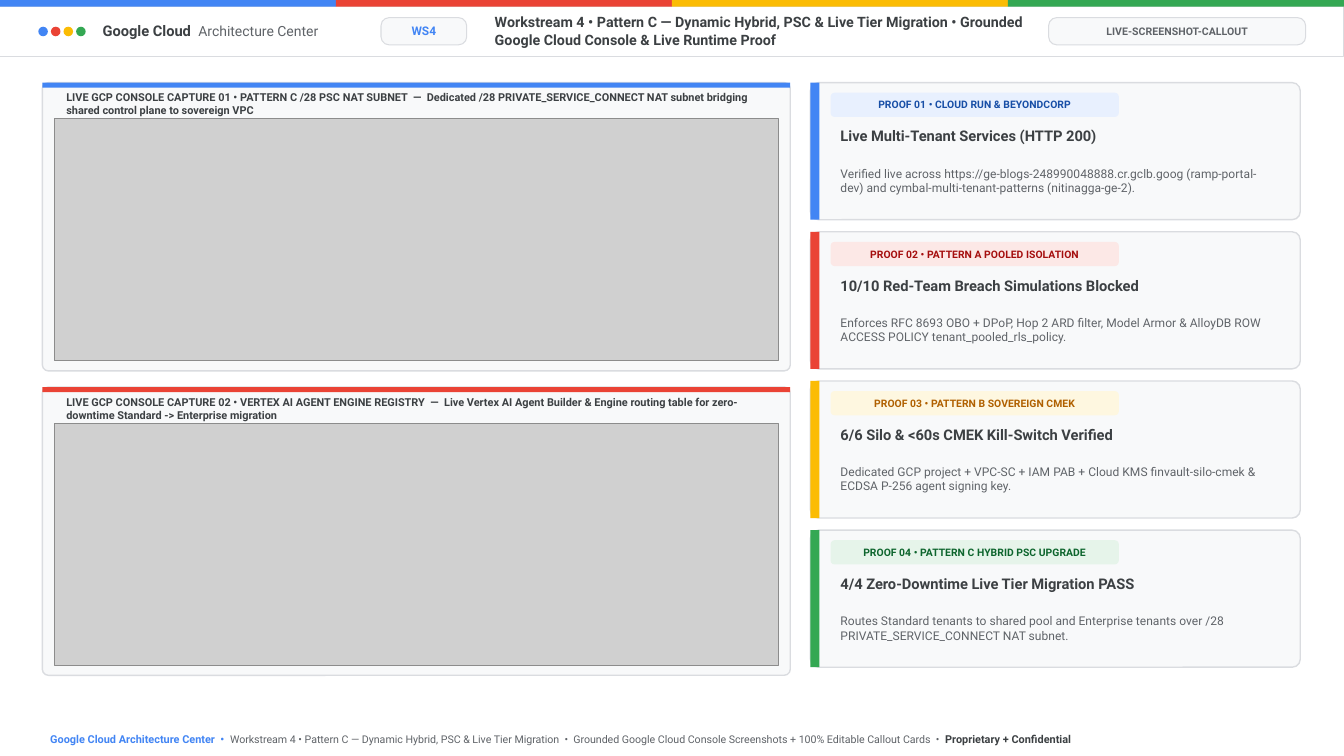
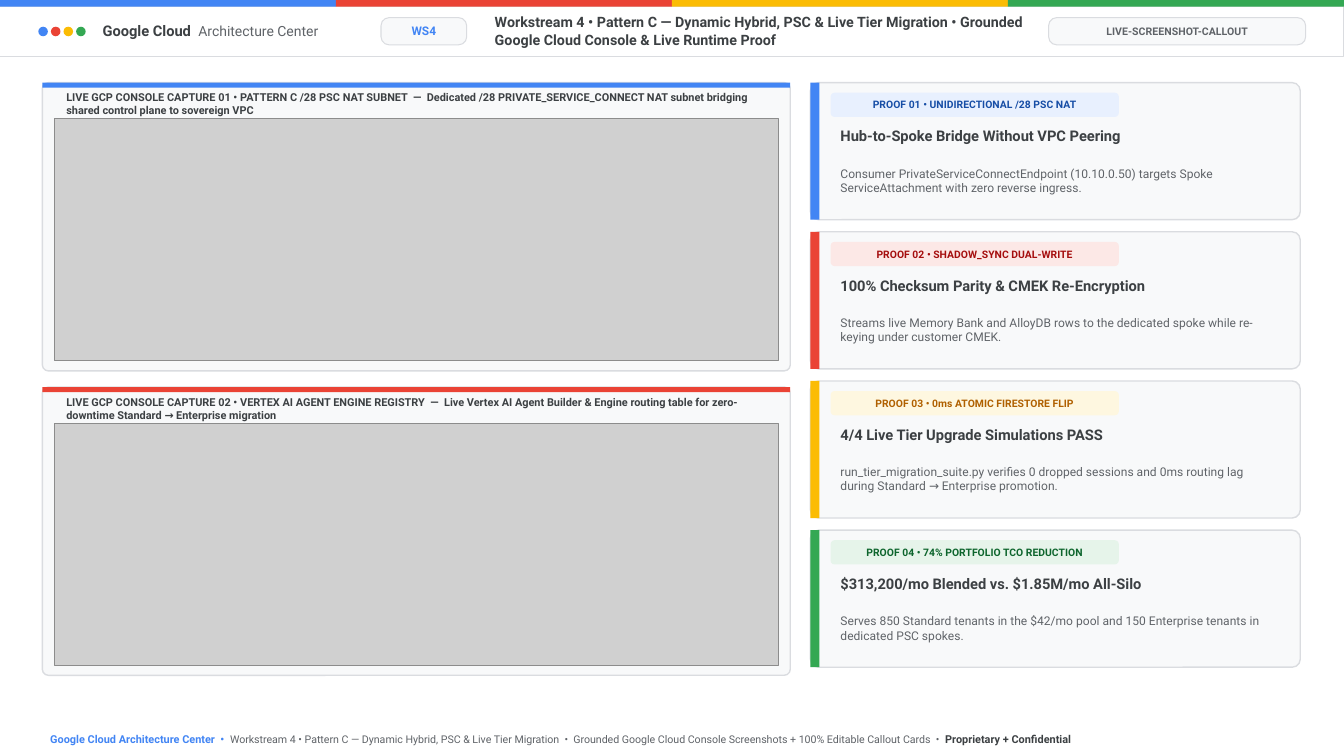
Before and after one commit to nitinaggarwal-12/blogs, a slide deck: slide 11 of slides/ws4-pattern-c-hybrid-editable-slides.pptx (slide 20 before the commit). Drawn at 1344x756 pixels with LibreOffice and Linux fonts; fonts in the diff are those of the drawing; grey boxes stand for pictures. Boxes give left, top, right and bottom in pixels: in the first picture for what was removed or moved away, otherwise in the second. Text is boxed around its words. In the diff, an @@ line names an element or a change of style, - is before the commit and + after.

```diff
--- a/slides/ws4-pattern-c-hybrid-editable-slides.pptx
+++ b/slides/ws4-pattern-c-hybrid-editable-slides.pptx
@@ text at (873,100,1076,109): text changed @@
-PROOF 01 • CLOUD RUN & BEYONDCORP
+PROOF 01 • UNIDIRECTIONAL /28 PSC NAT
@@ text at (840,130,1121,144): text changed @@
-Live Multi-Tenant Services (HTTP 200)
+Hub-to-Spoke Bridge Without VPC Peering
@@ text at (840,168,1213,195): text changed @@
-Verified live across https://ge-blogs-248990048888.cr.gclb.goog (ramp-portal-dev) and cymbal-multi-tenant-patterns (nitinagga-ge-2).
+Consumer PrivateServiceConnectEndpoint (10.10.0.50) targets Spoke ServiceAttachment with zero reverse ingress.
@@ text at (877,250,1072,259): text changed @@
-PROOF 02 • PATTERN A POOLED ISOLATION
+PROOF 02 • SHADOW_SYNC DUAL-WRITE
@@ text at (840,280,1145,294): text changed @@
-10/10 Red-Team Breach Simulations Blocked
+100% Checksum Parity & CMEK Re-Encryption
@@ text at (840,318,1253,344): text changed @@
-Enforces RFC 8693 OBO + DPoP, Hop 2 ARD filter, Model Armor & AlloyDB ROW ACCESS POLICY tenant_pooled_rls_policy.
+Streams live Memory Bank and AlloyDB rows to the dedicated spoke while re-keying under customer CMEK.
@@ text at (66,397,738,422): text changed @@
-LIVE GCP CONSOLE CAPTURE 02 • VERTEX AI AGENT ENGINE REGISTRY — Live Vertex AI Agent Builder & Engine routing table for zero-downtime Standard -> Enterprise migration
+LIVE GCP CONSOLE CAPTURE 02 • VERTEX AI AGENT ENGINE REGISTRY — Live Vertex AI Agent Builder & Engine routing table for zero-downtime Standard → Enterprise migration
@@ text at (875,399,1074,407): text changed @@
-PROOF 03 • PATTERN B SOVEREIGN CMEK
+PROOF 03 • 0ms ATOMIC FIRESTORE FLIP
@@ text at (840,429,1103,443): text changed @@
-6/6 Silo & <60s CMEK Kill-Switch Verified
+4/4 Live Tier Upgrade Simulations PASS
@@ text at (840,467,1243,493): text changed @@
-Dedicated GCP project + VPC-SC + IAM PAB + Cloud KMS finvault-silo-cmek & ECDSA P-256 agent signing key.
+run_tier_migration_suite.py verifies 0 dropped sessions and 0ms routing lag during Standard → Enterprise promotion.
@@ text at (866,548,1083,556): text changed @@
-PROOF 04 • PATTERN C HYBRID PSC UPGRADE
+PROOF 04 • 74% PORTFOLIO TCO REDUCTION
@@ text at (840,577,1141,592): text changed @@
-4/4 Zero-Downtime Live Tier Migration PASS
+$313,200/mo Blended vs. $1.85M/mo All-Silo
@@ text at (840,615,1260,643): text changed @@
-Routes Standard tenants to shared pool and Enterprise tenants over /28 PRIVATE_SERVICE_CONNECT NAT subnet.
+Serves 850 Standard tenants in the $42/mo pool and 150 Enterprise tenants in dedicated PSC spokes.
```
Also in this commit, not shown: 7 other slides changed, 3 slides added, 17 slides removed, 13 other files.
